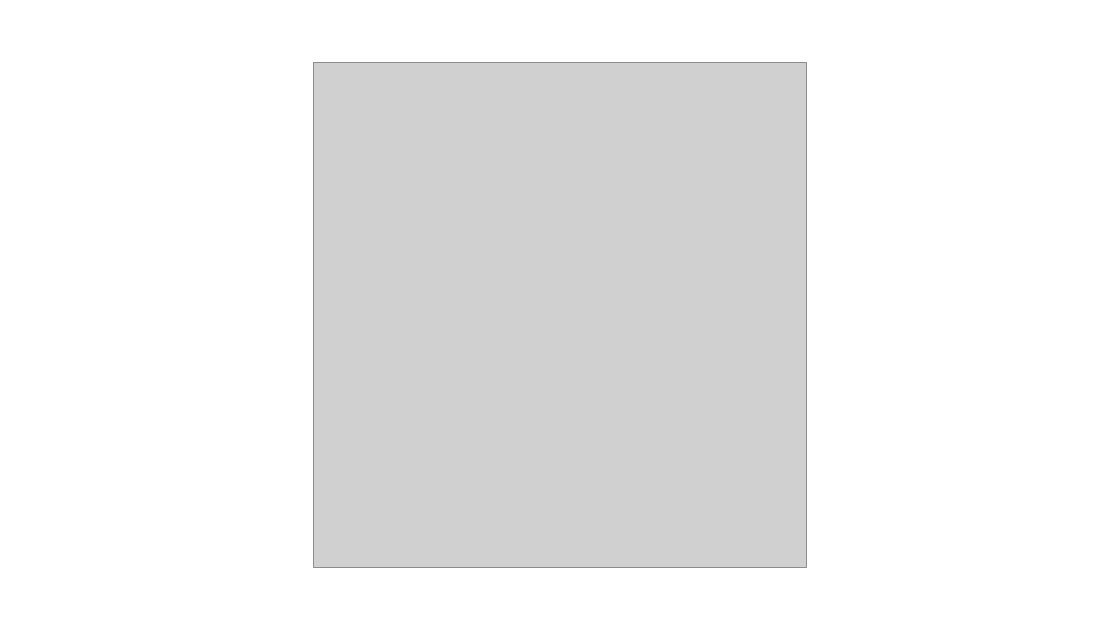
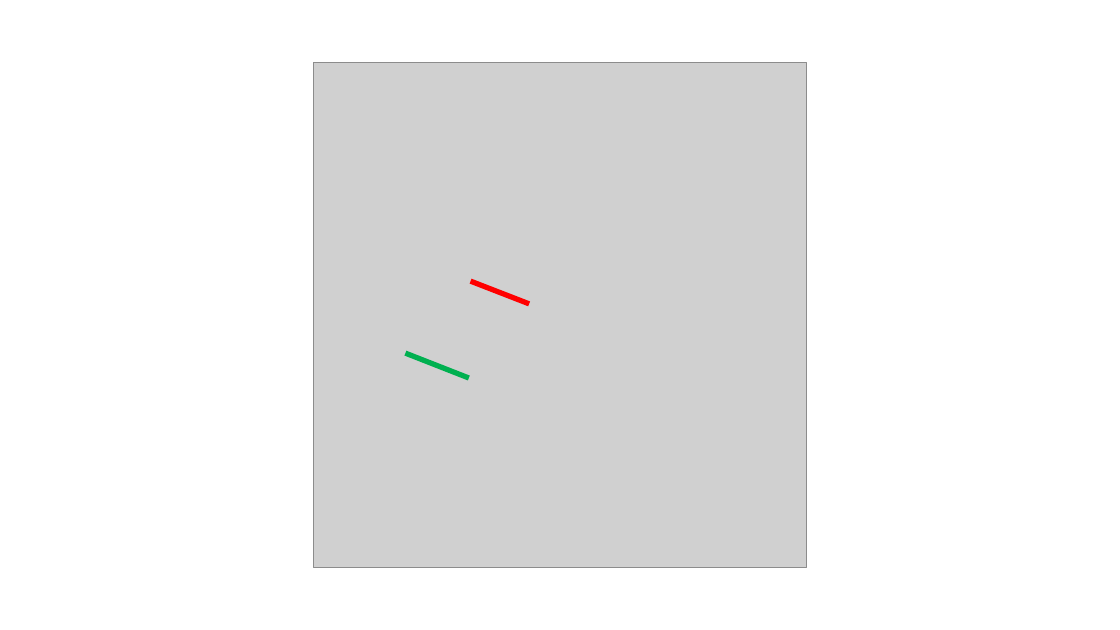
Before and after one commit to KevinTruyaert/DCS, a slide deck: slide 5 of H6.pptx. Drawn at 1120x630 pixels with LibreOffice and Linux fonts; fonts in the diff are those of the drawing; grey boxes stand for pictures. Boxes give left, top, right and bottom in pixels: in the first picture for what was removed or moved away, otherwise in the second. Text is boxed around its words. In the diff, an @@ line names an element or a change of style, - is before the commit and + after.

```diff
--- a/H6.pptx
+++ b/H6.pptx
@@ line added from (471, 281) to (529, 304), #FF0000 4.5 pt @@
@@ line added from (406, 353) to (469, 378), #00B050 4.5 pt @@
```
Also in this commit, not shown: 4 other slides changed, 2 other files.
